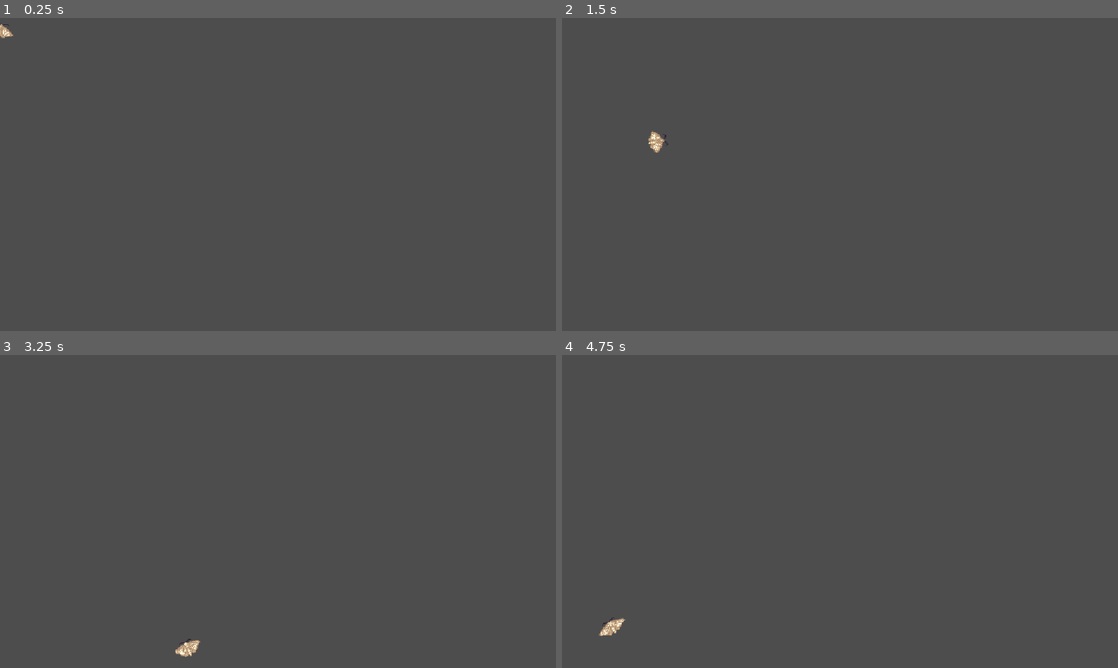
Above: before the commit, frames 1-4 (two rows, left to right).
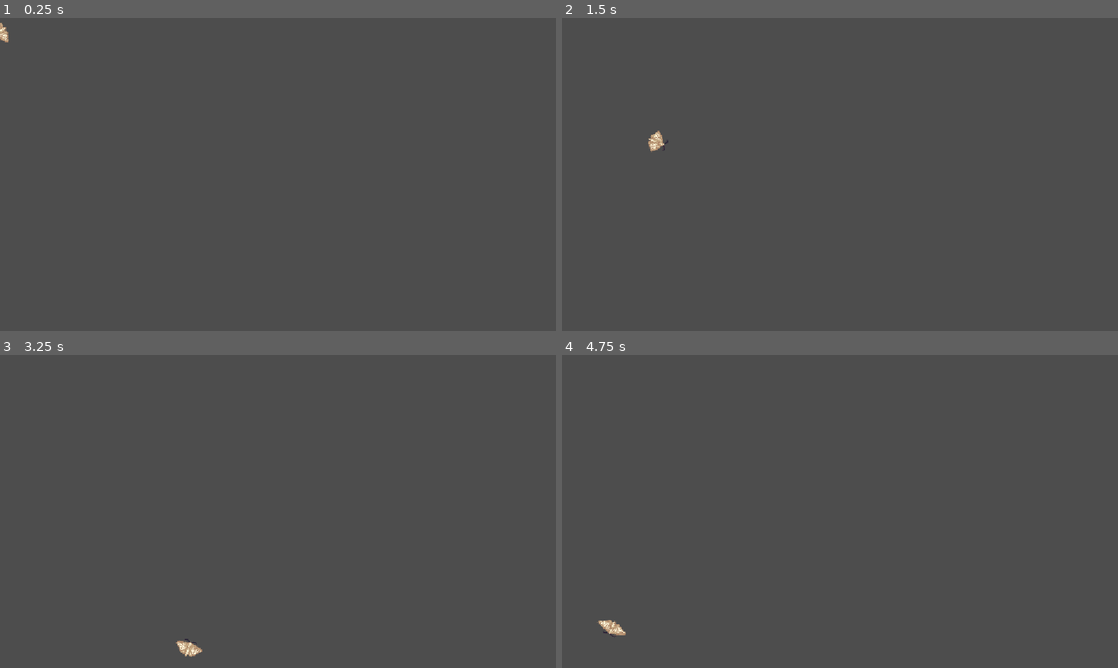
Above: after the commit, the same moments.

Repository: Vsbs14/Moth
Game: Godot game, scene res://Scenes/test.tscn
Two runs of this game, one before a commit and one after it. Both use one fixed random seed, a clock stepped at 60 frames per second and the inputs below.
Inputs:
- Up to frame 1 (0.25 s): no input
- Up to frame 2 (1.5 s): hold D (move_right) 0.53-1.28 s; hold Down (ui_down) from 1.28 s (still down)
- Up to frame 3 (3.25 s): release Down (ui_down) at 2.03 s; hold D (move_right) 2.03-2.78 s; hold W (fly_up) from 2.78 s (still down)
- Up to frame 4 (4.75 s): release W (fly_up) at 3.53 s; hold A (move_left) from 3.53 s (still down)

The runs differ from the first frame. In frame 1, less than 0.1% of the frame differs, in the area x 0-3%, y 1-8%; in frame 2, 0.1%; in frame 3, 0.2%; in frame 4, 0.2%, in the area x 6-12%, y 83-90%.

Commit message:
Finished movement

Diff:
--- a/moth/Scripts/moth.gd
+++ b/moth/Scripts/moth.gd
@@ -10,11 +10,11 @@
 @export var steer_accel := 12.0
 
 @export_group("Tilt")
-@export var climb_pitch_deg := -25.0       # Slight upward pitch when flapping
-@export var glide_pitch_deg := 15.0        # Gentle downward tilt while drifting
-@export var dive_pitch_deg := 80.0         # Sharp, dramatic nose-down dive
-@export var bank_deg := 18.0               # Extra tilt when leaning into a turn
-@export var rot_smooth := 14.0
+@export var climb_pitch_deg := 0.0
+@export var glide_pitch_deg := 180.0
+@export var dive_pitch_deg := 80.0
+@export var bank_deg := 24.0
+@export var rotation_smoothness := 4.5
 
 @export_group("Stamina")
 @export var max_stamina := 100.0
@@ -39,6 +39,7 @@
 
 	var is_climbing := climb_pressed and not is_exhausted
 	var is_diving := dive_pressed and not is_climbing
+	var is_fluttering := not is_climbing and not is_diving
 
 	if is_climbing:
 		stamina = max(0.0, stamina - stamina_drain * delta)
@@ -59,49 +60,79 @@
 		target_vy = glide_speed
 		y_accel = fall_accel
 
-	velocity.y = move_toward(velocity.y, target_vy, y_accel * 100.0 * delta)
+	velocity.y = move_toward(
+		velocity.y,
+		target_vy,
+		y_accel * 100.0 * delta
+	)
 
-	# 3. Horizontal Speed (Faster during dives, tighter while climbing)
+	# 3. Horizontal Speed
 	var speed_mod := 1.4 if is_diving else (0.8 if is_climbing else 1.0)
 	var target_vx := steer_input * steer_speed * speed_mod
-	velocity.x = move_toward(velocity.x, target_vx, steer_accel * 100.0 * delta)
 
-	# 4. Direction & Pitch
-	if steer_input != 0:
-		# Flip only when actively steering and maintain last facing direction
-		sprite.flip_h = steer_input < 0
+	velocity.x = move_toward(
+		velocity.x,
+		target_vx,
+		steer_accel * 100.0 * delta
+	)
 
-	# Base pitch decided purely by intent state
+	# 4. Direction
+	if steer_input != 0.0:
+		sprite.flip_h = steer_input < 0.0
+
+	# 5. Rotation
 	var base_pitch := glide_pitch_deg
+
 	if is_climbing:
 		base_pitch = climb_pitch_deg
 	elif is_diving:
 		base_pitch = dive_pitch_deg
 
-	# Add bank roll: leaning forward/downward in the direction of flight
-	var bank := steer_input * bank_deg if not sprite.flip_h else -steer_input * bank_deg
+	# Bank into the turn.
+	#
+	# When fluttering, the moth is upside down, so the visual
+	# bank needs to be reversed to match the actual movement.
+	var bank := steer_input * bank_deg
+
+	if is_fluttering:
+		bank = -bank
+
 	var target_angle := deg_to_rad(base_pitch + bank)
 
-	# Symmetrical pitch adjustment when facing left
-	if sprite.flip_h:
-		target_angle = -target_angle
+	# Smoothly ease toward the target angle.
+	# This feels much softer than a constant rotation speed.
+	var rotation_weight := 1.0 - exp(-rotation_smoothness * delta)
 
-	sprite.rotation = lerp_angle(sprite.rotation, target_angle, rot_smooth * delta)
+	sprite.rotation = lerp_angle(
+		sprite.rotation,
+		target_angle,
+		rotation_weight
+	)
 
-	# 5. Procedural Squash & Stretch
+	# 6. Procedural Squash & Stretch
 	var target_scale_y := 1.0
 	var target_scale_x := 1.0
+
 	if is_climbing:
-		target_scale_y = 1.15  # Stretch vertically during flap
+		target_scale_y = 1.15
 		target_scale_x = 0.88
 	elif is_diving:
-		target_scale_y = 1.25  # Streamline stretch during steep dive
+		target_scale_y = 1.25
 		target_scale_x = 0.80
 
-	sprite.scale.x = move_toward(sprite.scale.x, target_scale_x, 3.0 * delta)
-	sprite.scale.y = move_toward(sprite.scale.y, target_scale_y, 3.0 * delta)
+	sprite.scale.x = move_toward(
+		sprite.scale.x,
+		target_scale_x,
+		3.0 * delta
+	)
 
-	# 6. Animations
+	sprite.scale.y = move_toward(
+		sprite.scale.y,
+		target_scale_y,
+		3.0 * delta
+	)
+
+	# 7. Animations
 	if is_climbing:
 		sprite.play("climb")
 	else:
